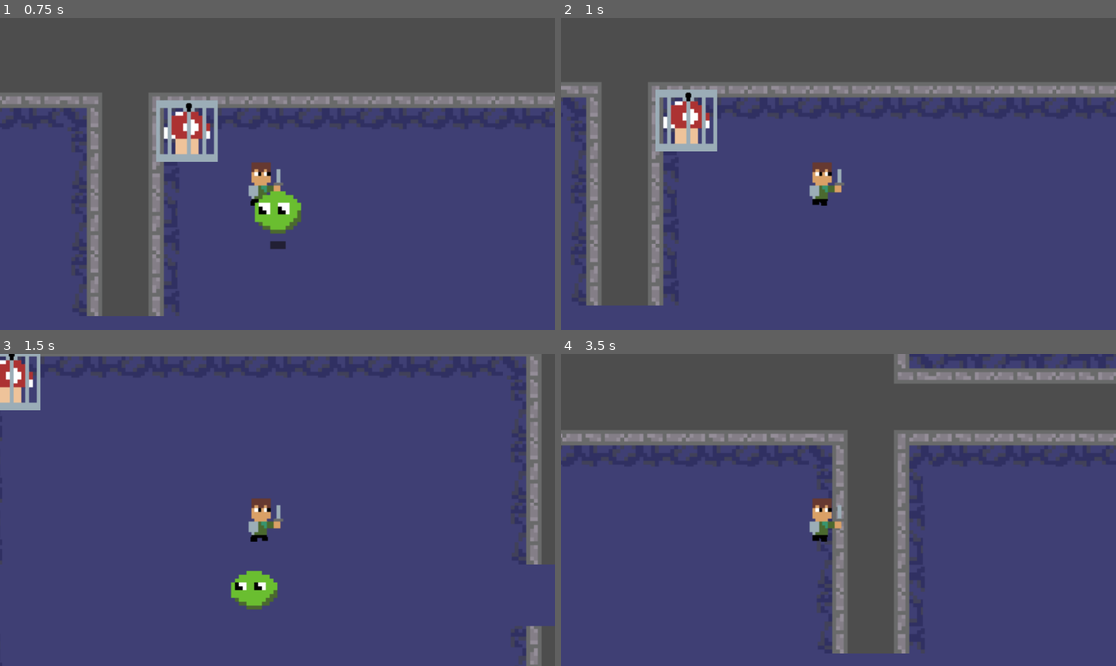
Above: before the commit, frames 1-4 (two rows, left to right).
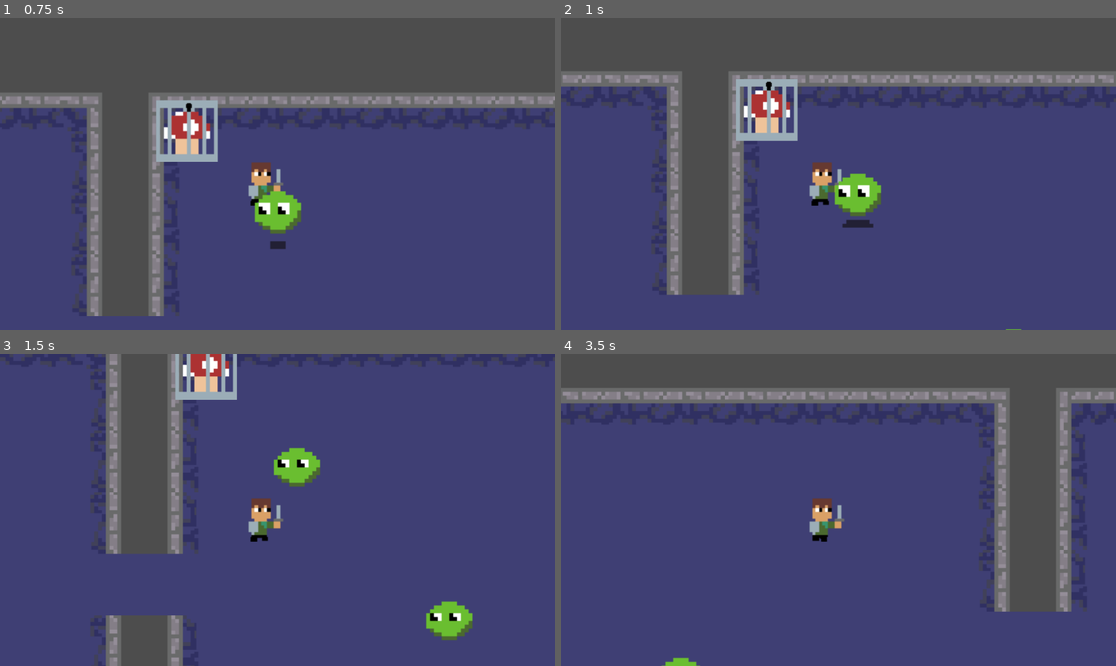
Above: after the commit, the same moments.

Repository: beml201/dungeon_game1
Game: Godot game, scene res://scenes/main.tscn
Two runs of this game, one before a commit and one after it. Both use one fixed random seed, a clock stepped at 60 frames per second and the inputs below.
Inputs (mouse positions are in pixels of both pictures, inside the frame that each line leads up to):
- Up to frame 1 (0.75 s): move the mouse to (399, 158) at 0.52 s; hold D (right) from 0.53 s (still down); click (399, 158) at 0.6 s
- Up to frame 2 (1 s): keep holding D (right)
- Up to frame 3 (1.5 s): move the mouse to (166, 525) at 1.27 s; release D (right) at 1.28 s; hold S (down) from 1.28 s (still down); click (166, 525) at 1.35 s
- Up to frame 4 (3.5 s): move the mouse to (894, 441) at 2.02 s; release S (down) at 2.03 s; hold D (right) 2.03-2.78 s; click (894, 441) at 2.1 s; move the mouse to (810, 572) at 2.77 s; hold W (up) from 2.78 s (still down); click (810, 572) at 2.85 s

Frame 1 is identical in both runs. In frame 2, 28% of the frame differs, in the area x 0-100%, y 17-100%; in frame 3, 22%; in frame 4, 37%, in the area x 0-100%, y 0-100%.

Commit message:
attacking stuff

Diff:
--- a/scenes/mob_slime.tscn
+++ b/scenes/mob_slime.tscn
@@ -85,4 +85,4 @@
 [connection signal="body_exited" from="view" to="." method="_on_view_body_exited"]
 [connection signal="body_entered" from="enemy_hitbox" to="." method="_on_enemy_hitbox_body_entered"]
 [connection signal="body_exited" from="enemy_hitbox" to="." method="_on_enemy_hitbox_body_exited"]
-[connection signal="timeout" from="attack_cooldown" to="." method="_on_timer_timeout"]
+[connection signal="timeout" from="attack_cooldown" to="." method="_on_attack_cooldown_timeout"]
--- a/scenes/sam.tscn
+++ b/scenes/sam.tscn
@@ -133,6 +133,10 @@
 [node name="attack_cooldown" type="Timer" parent="."]
 wait_time = 0.5
 
+[node name="attack_duration" type="Timer" parent="."]
+wait_time = 0.15
+
 [connection signal="body_entered" from="hit_box" to="." method="_on_hit_box_body_entered"]
 [connection signal="body_exited" from="hit_box" to="." method="_on_hit_box_body_exited"]
 [connection signal="timeout" from="attack_cooldown" to="." method="_on_attack_cooldown_timeout"]
+[connection signal="timeout" from="attack_duration" to="." method="_on_attack_duration_timeout"]
--- a/scripts/global.gd
+++ b/scripts/global.gd
@@ -1,3 +1,4 @@
 extends Node
 
 var player_current_attack = false
+var player_can_attack = true
--- a/scripts/mob_slime.gd
+++ b/scripts/mob_slime.gd
@@ -43,16 +43,15 @@
 		health = health - 20
 		player_attack_cooldown = false
 		$attack_cooldown.start()
-		print(health)
-		#position += (global_position - player.global_position)-2
-		print("slime health =", health)
-		if health <=0:
-			#get_node("AnimationPlayer").play("die")
-			self.queue_free()
+		#position += (global_position - player.global_position)
+
 
 
 func _on_attack_cooldown_timeout() -> void:
 	player_attack_cooldown = true
-
-func _on_timer_timeout() -> void:
-	pass # Replace with function body.
+	Global.player_current_attack = false
+	Global.player_can_attack = true
+	print("slime health =", health)
+	if health <=0:
+	#get_node("AnimationPlayer").play("die")
+		self.queue_free()
--- a/scripts/sam.gd
+++ b/scripts/sam.gd
@@ -28,9 +28,12 @@
 		self.queue_free()
 
 func _input(event):
-	if event is InputEventMouseButton:
+	if event is InputEventMouseButton and Global.player_can_attack:
 		Global.player_current_attack = true
+		Global.player_can_attack = false
+		print("attacking")
 		get_node("AnimationPlayer").play("slash")
+		$attack_duration.start()
 
 #func attack():
 	#if Input.is_action_just_pressed("attack"):
@@ -58,3 +61,9 @@
 
 func _on_attack_cooldown_timeout() -> void:
 	mob_slime_attack_cooldown = true
+
+
+func _on_attack_duration_timeout() -> void:
+	Global.player_current_attack = false
+	Global.player_can_attack = true
+	#print("not attacking")
Not shown, added: movie/movie.avi
Not shown, added: movie/movie2.avi
